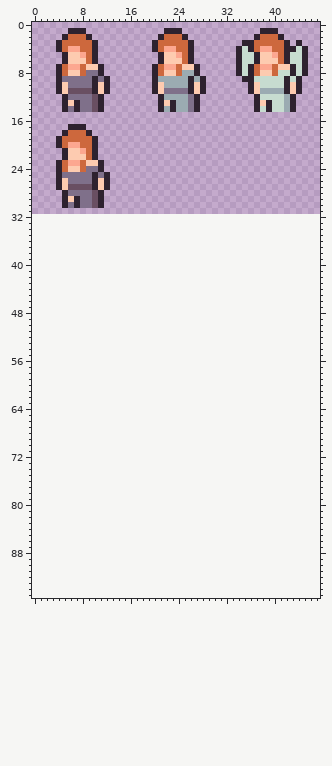
Two states of a pixel-art file, Assets/Textures/SpriteV1.aseprite. Above, as it was before the edit.
48x32 pixels, 1 frame. The old version is drawn lined up with the new one, on the new canvas.
New version:
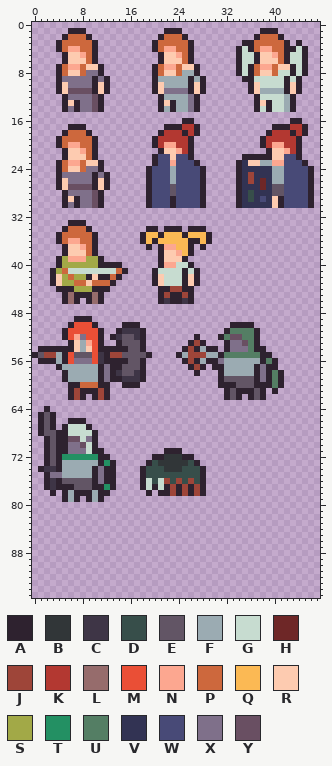
Palette (. is transparent): A #2e222f  B #313638  C #3e3546  D #374e4a  E #625565  F #9babb2  G #c7dcd0  H #6e2727  J #9e4539  K #b33831  L #966c6c  M #ea4f36  N #fca790  P #cd683d  Q #fbb954  R #fdcbb0  S #a2a947  T #239063  U #547e64  V #323353  W #484a77  X #7f708a  Y #694f62
Difference:
canvas 48x32 -> 48x96
Changed rows in their new state; - is an unchanged pixel.
first column x 0:
16 -------------------------AA----------------AA--
17 ----------------------AAAKKA------------AAAKKA-
18 ---------------------AKKKAKA-----------AKKKAKA-
19 --------------------AKKKKKA-----------AKKKKKA--
20 --------------------AKNNKKA-----------AKNNKKA--
21 ---------------------ARRNKA------------ARRNKA--
22 --------------------AWWRWWA--------AAAAARRWWA--
23 --------------------AWWNWWWA------AVRRFFNNWWWA-
24 -------------------AWWWFWWWWA-----AVVVVVFFWWWWA
25 -------------------AWWWFWWWWA-----AVJVVVFFWWWWA
26 -------------------AWWWFWWWWA-----AVJVHVFFWWWWA
27 -------------------AWWWEWWWWA-----AVVVHVEEWWWWA
28 -------------------AWWWEWWWWA-----AVDVVVEEWWWWA
29 -------------------AWWWAWWWWA-----AVDVWVRAWWWWA
30 -------------------AWWWAWWWWA-----AVVVVVRAWWWWA
33 ------AAA--------------------------------------
34 -----APPPA---------AA-AAA-AAA------------------
35 ----APPPPPA-------AQQAQQQAQQQA-----------------
36 ----APNNPPA-------AQAQQQQQAAQA-----------------
37 -----ARRNPA--------A-ANNQQA-A------------------
38 -----ARRRPA----------ARRNQA--------------------
39 ----ASNNNSSA---------ARRRA---------------------
40 ----ASSSSSSAAAA------ANNGGA--------------------
41 ---ASPGGGGGGGGPA----AGGGGAGA-------------------
42 ---ARSPSSARAAPA-----ARGGGARA-------------------
43 ---ARSSPPRPPPA------ARGGGARA-------------------
44 ----AAASSSAAA--------AAJJAA--------------------
45 -----ALAAALA---------AJAAJA--------------------
46 -----ALA-ALA---------ACAACA--------------------
49 -------AAA-------------------------------------
50 ------AMMMA----AAA---------------AAAA----------
51 -----AMMMMMA--ACCCA-------------AUUUUA---------
52 -----AMNXMMA-ACEECA--------A---AUYYUUA---------
53 ------ARFNMA--AEEEA-------AJA---AXXYUA---------
54 -AAAAAARFRMAAAAAEEA------AJAFAA-AXXXUAA--------
55 AEJJFAMEEEMCAJJEEEEA----AFJJJFFAUUUUUUAA-------
56 -AAAFAMXXXMCAAAAEEA------AJAFAAXFFFFFFAUA------
57 ----AFFFFFFAXAAEEEA-------AJA-AAFFFFFAXAA------
58 -----AFFFFFAXACEECA--------A---AFFFFFAXAUA-----
59 -----AFFFFFAXAACCCA------------AEEEEEAXAUA-----
60 ------AAPPPAA--AAA-------------AAAEEEAAAUA-----
61 ------AJAAAJA-------------------AEAAAEA-A------
62 ------AJA-AJA-------------------AEA-AEA--------
64 --A--------------------------------------------
65 -AEA-------------------------------------------
66 -AEA--AAA--------------------------------------
67 -AEA-AGGGA-------------------------------------
68 -AEEAAGGGGA------------------------------------
69 --AEAAYYGXA------------------------------------
70 --AEAAXXYGA------------------------------------
71 --AEAAXXXGAA----------AAA----------------------
72 --AEATTTTTTAA-------AABBBAA--------------------
73 --AEAFFFFFFATA-----ADBBBBBDA-------------------
74 -ACCAFFFFFAXAA----ADDDBBBDDDA------------------
75 --AXXFFFFFAXAA----ADDDDDDDDDA------------------
76 --ACAEEEEEAXAA----AGDGJDJDJDA------------------
77 --ACAAAEEEAATA----AGAGAJAJAJA------------------
78 ---A-AFAAAFAA------A-AAJAJAJA------------------
79 -----AFA-AFA-----------------------------------
